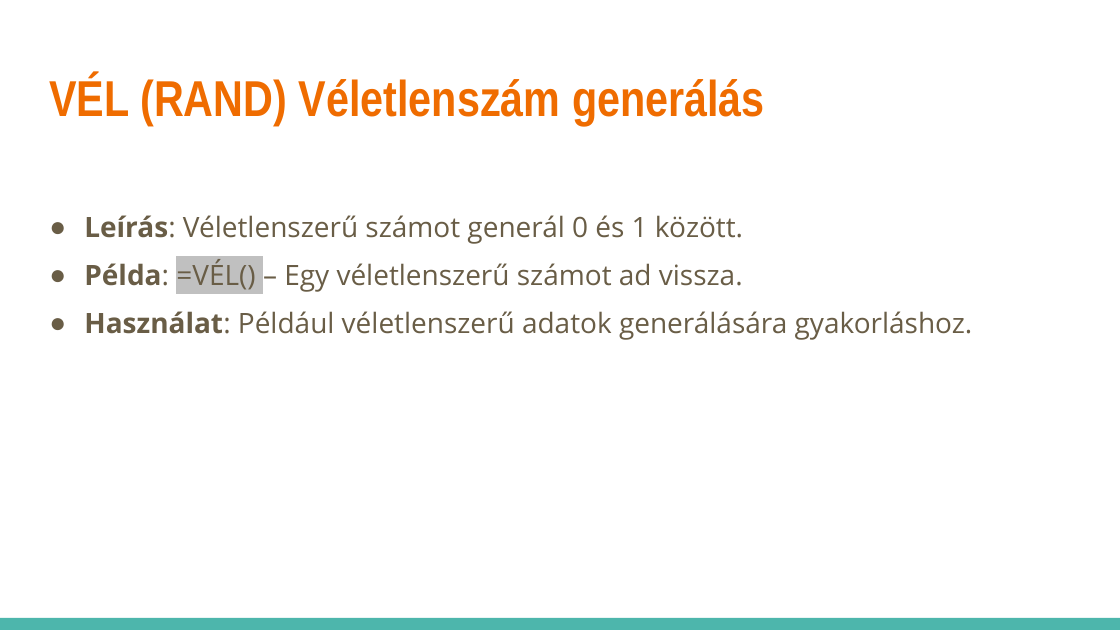
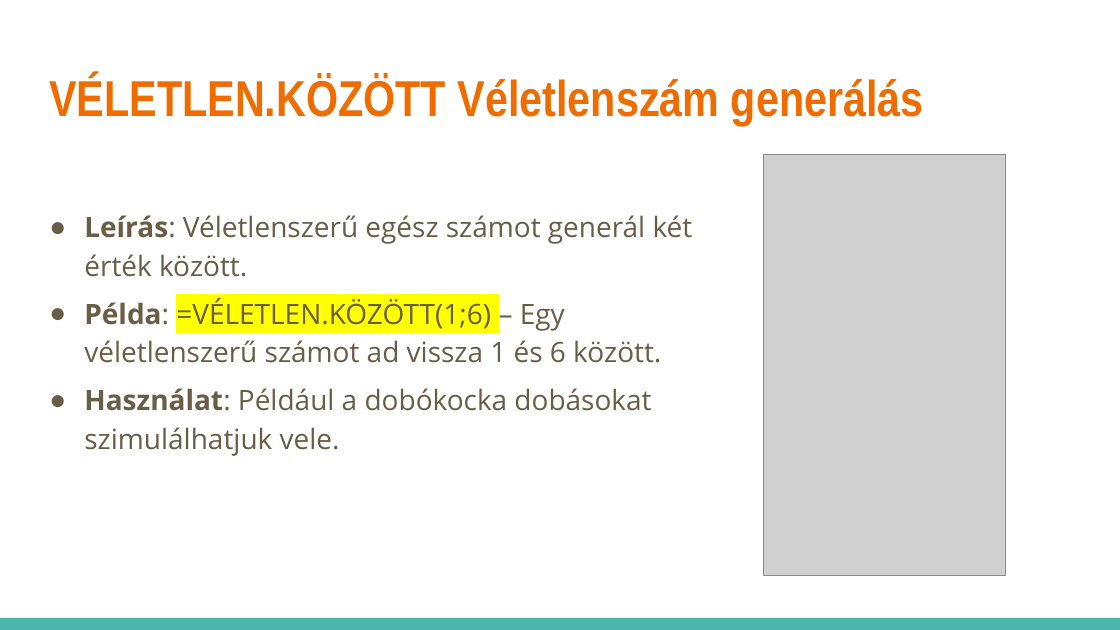
Before and after one commit to pisti72/infoka, a slide deck: slide 26 of excel/Táblázatkezelés.pptx (slide 24 before the commit). Drawn at 1120x630 pixels with LibreOffice and Linux fonts; fonts in the diff are those of the drawing; grey boxes stand for pictures. Boxes give left, top, right and bottom in pixels: in the first picture for what was removed or moved away, otherwise in the second. Text is boxed around its words. In the diff, an @@ line names an element or a change of style, - is before the commit and + after.

```diff
--- a/excel/Táblázatkezelés.pptx
+++ b/excel/Táblázatkezelés.pptx
@@ title at bbox=[49, 75, 924, 126]: text changed @@
-VÉL (RAND) Véletlenszám generálás
+VÉLETLEN.KÖZÖTT Véletlenszám generálás
@@ picture added at bbox=[764, 155, 1006, 576] @@
@@ text at bbox=[84, 215, 693, 456]: text changed @@
-● Leírás: Véletlenszerű számot generál 0 és 1 között.
-● Példa: =VÉL() – Egy véletlenszerű számot ad vissza.
-● Használat: Például véletlenszerű adatok generálására gyakorláshoz.
+● Leírás: Véletlenszerű egész számot generál két érték között.
+● Példa: =VÉLETLEN.KÖZÖTT(1;6) – Egy véletlenszerű számot ad vissza 1 és 6 között.
+● Használat: Például a dobókocka dobásokat szimulálhatjuk vele.
```
Also in this commit, not shown: 14 other slides changed, 4 slides added, 1 slide removed.
